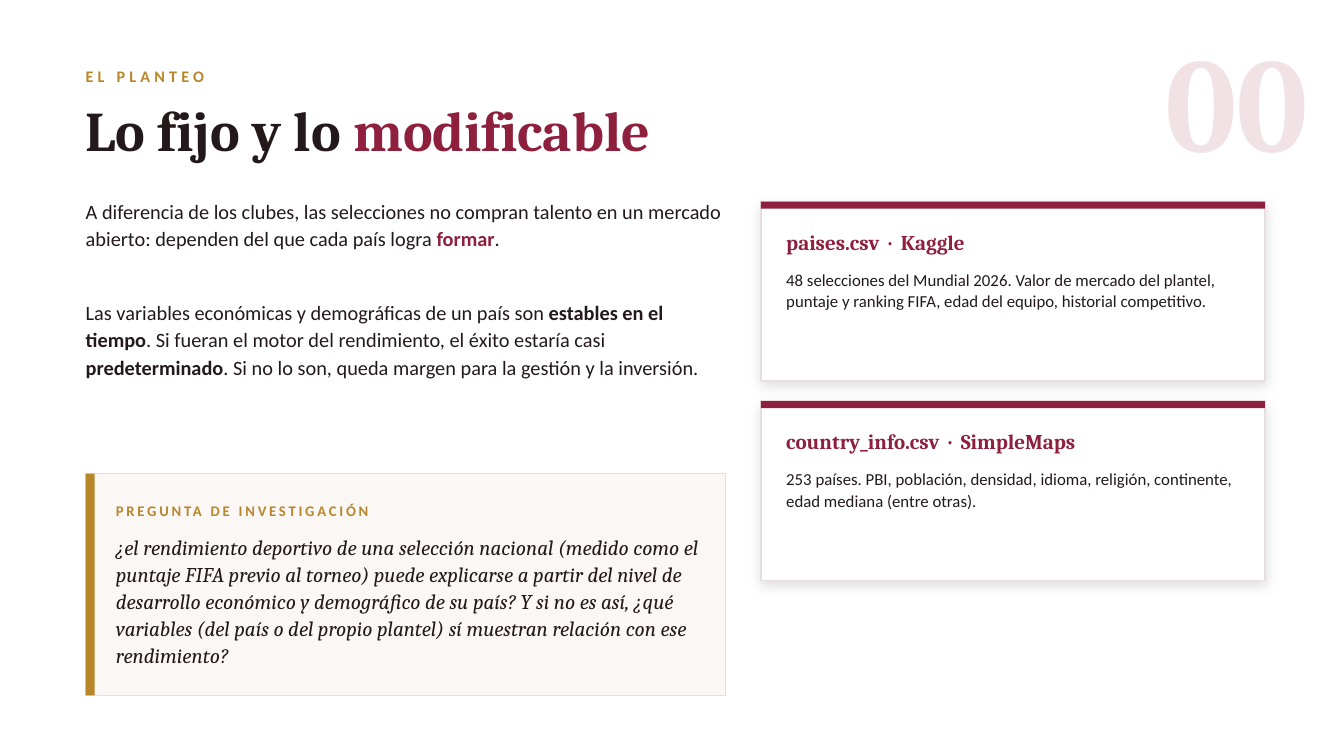
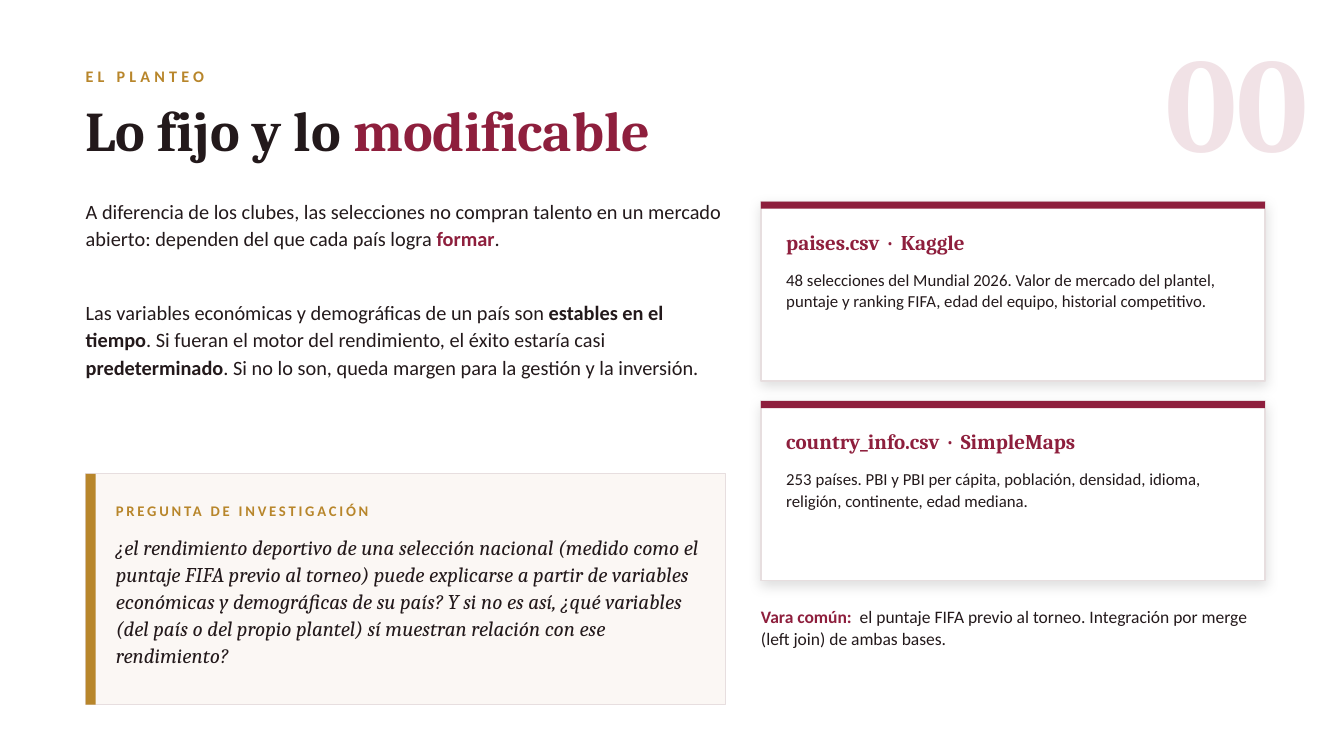
Before and after one commit to gleo1973/tp-laboratorio-mcag-1c2026, a slide deck: slide 2 of presentacion/2026_Presentacion_TPGrupal_El_precio_del_juego.pptx. Drawn at 1344x756 pixels with LibreOffice and Linux fonts; fonts in the diff are those of the drawing. Boxes give left, top, right and bottom in pixels: in the first picture for what was removed or moved away, otherwise in the second. Text is boxed around its words. In the diff, an @@ line names an element or a change of style, - is before the commit and + after.

```diff
--- a/presentacion/2026_Presentacion_TPGrupal_El_precio_del_juego.pptx
+++ b/presentacion/2026_Presentacion_TPGrupal_El_precio_del_juego.pptx
@@ rectangle: place and size @@
-rectangle at (86, 474, 726, 696)
+rectangle at (86, 474, 726, 705)
@@ rectangle: place and size @@
-rectangle at (86, 474, 95, 696)
+rectangle at (86, 474, 96, 705)
@@ text at (786, 473, 1200, 510): text changed @@
-253 países. PBI, población, densidad, idioma, religión, continente, edad mediana (entre otras).
+253 países. PBI y PBI per cápita, población, densidad, idioma, religión, continente, edad mediana.
@@ text at (116, 540, 698, 663): text changed @@
-¿el rendimiento deportivo de una selección nacional (medido como el puntaje FIFA previo al torneo) puede explicarse a partir del nivel de desarrollo económico y demográfico de su país? Y si no es así, ¿qué variables (del país o del propio plantel) sí muestran relación con ese rendimiento?
+¿el rendimiento deportivo de una selección nacional (medido como el puntaje FIFA previo al torneo) puede explicarse a partir de variables económicas y demográficas de su país? Y si no es así, ¿qué variables (del país o del propio plantel) sí muestran relación con ese rendimiento?
@@ text added at (761, 611, 1247, 648), 12.5 pt, text #23191B @@
+Vara común: el puntaje FIFA previo al torneo. Integración por merge (left join) de ambas bases.
```
Also in this commit, not shown: 8 other slides changed, 1 slide added, 6 other files.
